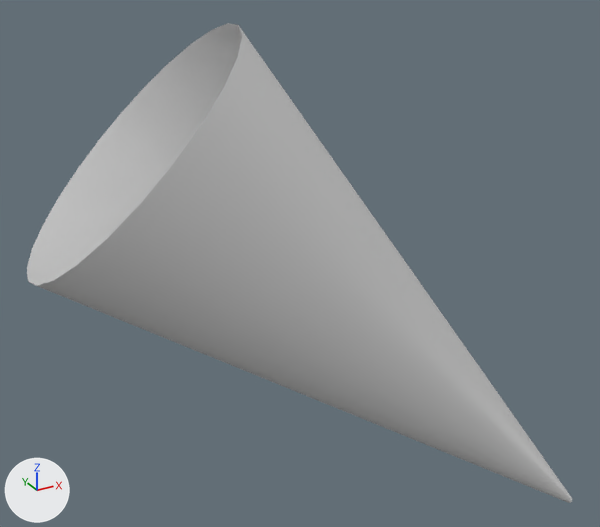
The OBJ model NorfolkVizApp/depends/models/B02.obj as it was, and as the next commit left it.
One viewpoint serves both versions: a camera (50 mm lens) standing at (-950.0, -566.0, 285.0) and looking at (-518.0, 218.0, -106.0). The lights are fixed; the arrows at lower left show +X, +Y and +Z. Where no turn or scale is listed for an object, it has been applied to the vertices.

The older version as bpy lines, for what is in view:
```python
me_b02 = bpy.data.meshes.new('B02')
me_b02.from_pydata(...)  # 144 vertices, 262 faces; spans x -831.0..-187.0, y 40.0..348.0, z -467.0..177.0
ob_b02 = bpy.data.objects.new('B02', me_b02)
ob_b02.location = (0.0, 0.0, 0.0)
```
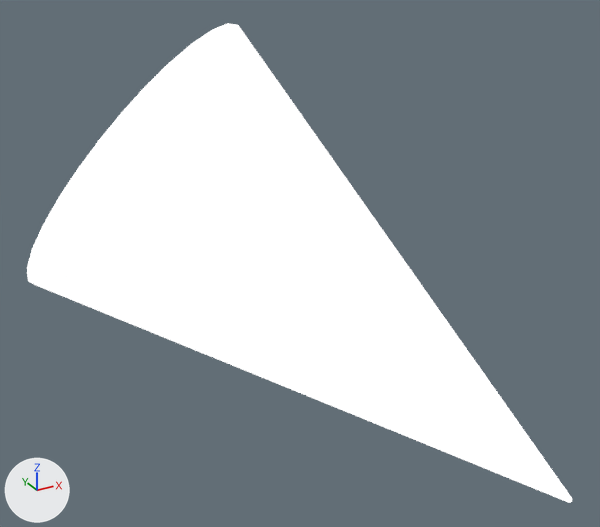
Scene script edits in JSON lines:
```json
{"op": "add", "block": "img_lightgrad_jpg", "code": ["img_lightgrad_jpg = load_image('lightGrad.jpg', 'lightGrad.jpg', 128, 128, 'sRGB')"]}
{"op": "add", "block": "mat_17___default", "code": ["mat_17___default = principled_material('17___Default')", "mat_17___default.texture = img_lightgrad_jpg", "mat_17___default.roughness = 0.9", "mat_17___default.emission_strength = 1.0"]}
{"block": "me_b02", "where": "me_b02.from_pydata(...)  # 144 vertices, 262 faces; spans x -831.0..-187.0, y 40.0..348.0, z -467.0..177.0"}
{"op": "add", "block": "me_b02", "code": "me_b02.materials.append(mat_17___default)  # picture img_lightgrad_jpg"}
```

Boxes (x1, y1, x2, y2) around the edits, measured in the pictures (600 x 527 px):
```json
{"object": "B02", "change": "recoloured", "before": [27, 23, 572, 503], "after": [27, 23, 572, 503], "on screen": "grey to white"}
```
